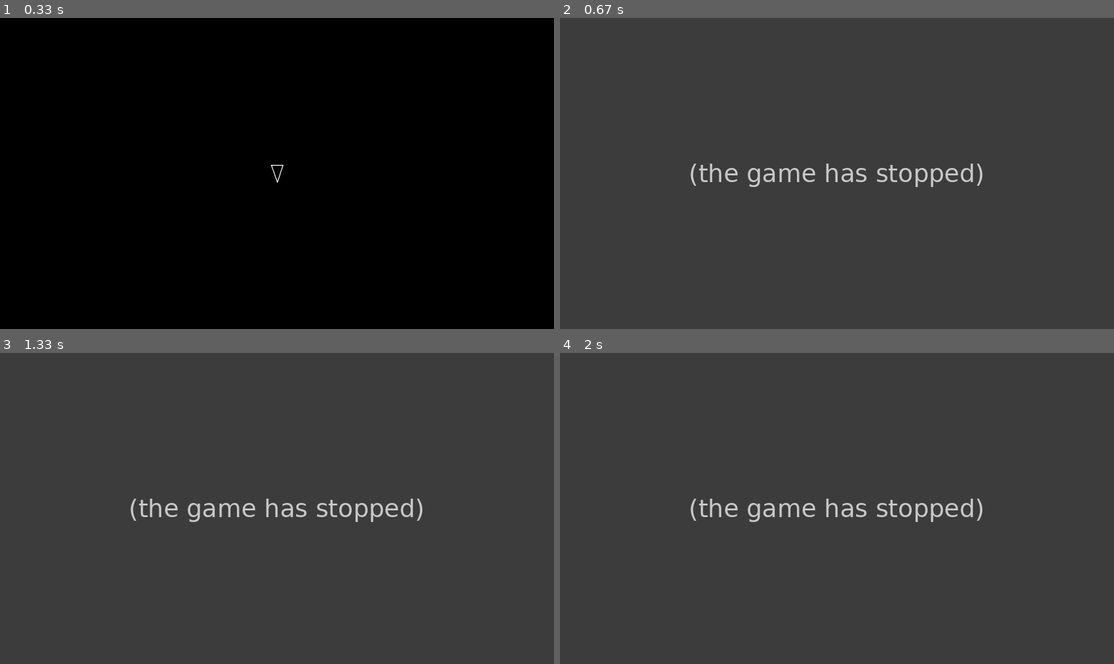
Above: before the commit, frames 1-4 (two rows, left to right).
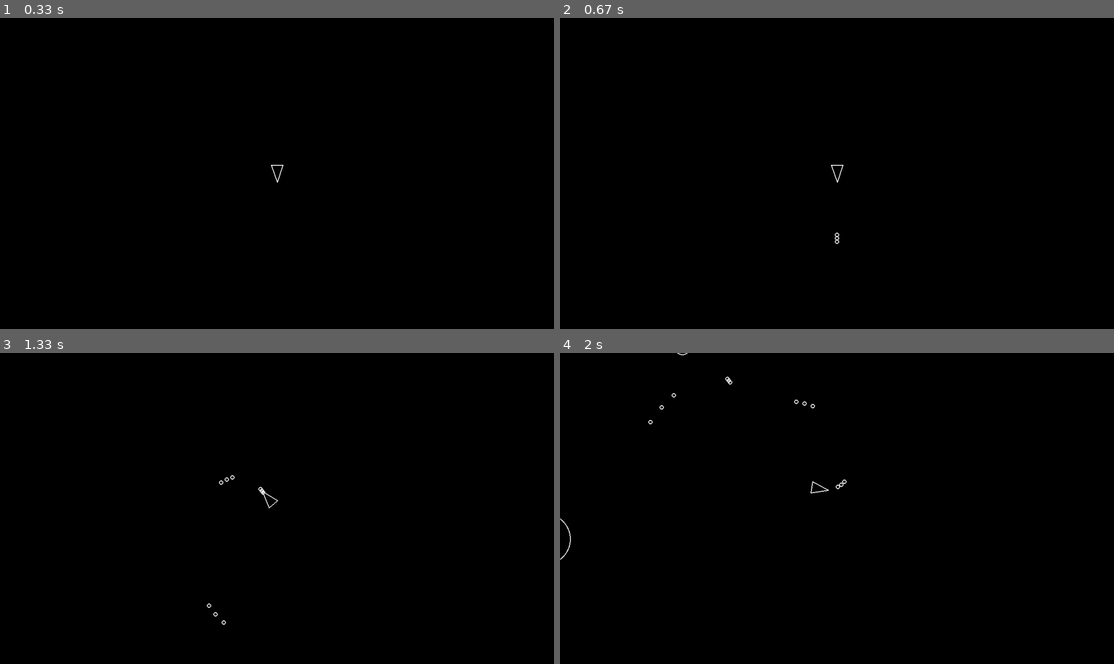
Above: after the commit, the same moments.

Repository: niklonberg/pygame-asteroids
Game: pygame game, started from main.py
Same seed, same stepped clock (60 frames per second), same inputs: the game is played once before the commit and once after it.
Inputs:
- Up to frame 1 (0.33 s): no input
- Up to frame 2 (0.67 s): tap Space at 0.33 s
- Up to frame 3 (1.33 s): hold D 0.67-1.13 s; tap Space at 0.73, 1.03, 1.23 s; hold W from 1.17 s (still down)
- Up to frame 4 (2 s): release W at 1.47 s; hold D 1.5-1.97 s; tap Space at 1.57, 1.87 s

Frame 1 is identical in both runs. In frame 2, 100% of the frame differs, in the area x 0-100%, y 0-100%; in frame 3, 100%; in frame 4, 100%.
Error before the commit: TypeError: CircleShape.__init__() missing 1 required positional argument: 'radius' (shot.py ...; the game stopped at 0.33 s (later frames are placeholders)

Commit message:
fix shot class

Diff:
--- a/shot.py
+++ b/shot.py
@@ -4,10 +4,10 @@
 
 class Shot(CircleShape):
   def __init__(self, x, y):
-    super().__init__(x, y)
+    super().__init__(x, y, SHOT_RADIUS)
 
   def draw(self, screen):
-    pygame.draw.circle(screen, "white", tuple(self.position), SHOT_RADIUS)
+    pygame.draw.circle(screen, "white", self.position, self.radius, 2)
 
   def update(self, dt):
     self.position += self.velocity * dt
